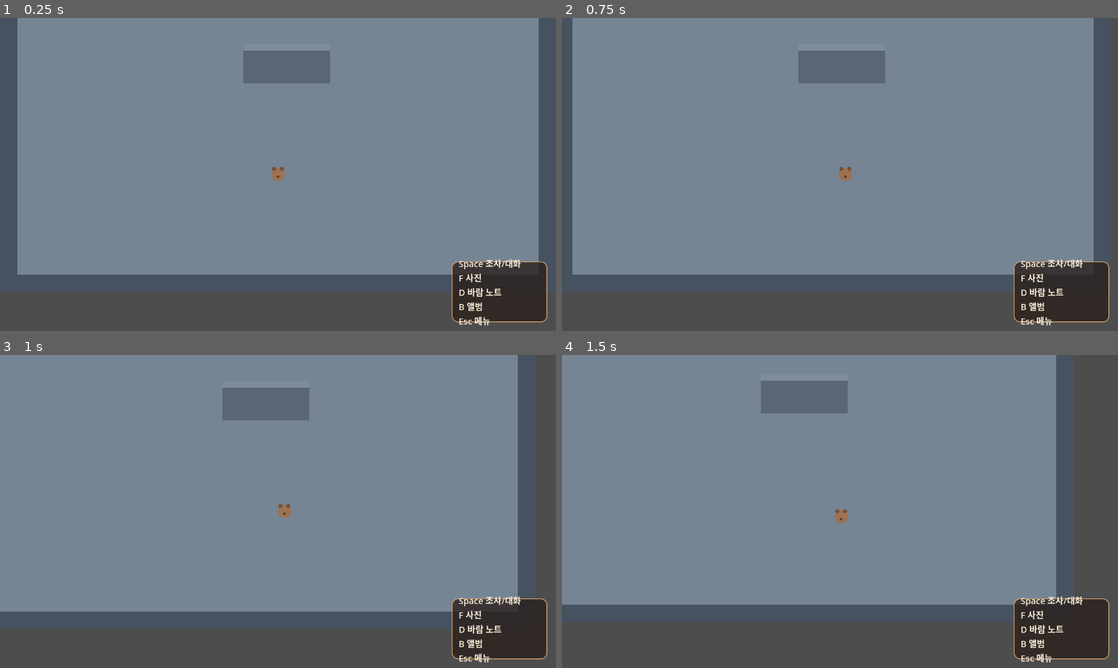
Above: before the commit, frames 1-4 (two rows, left to right).
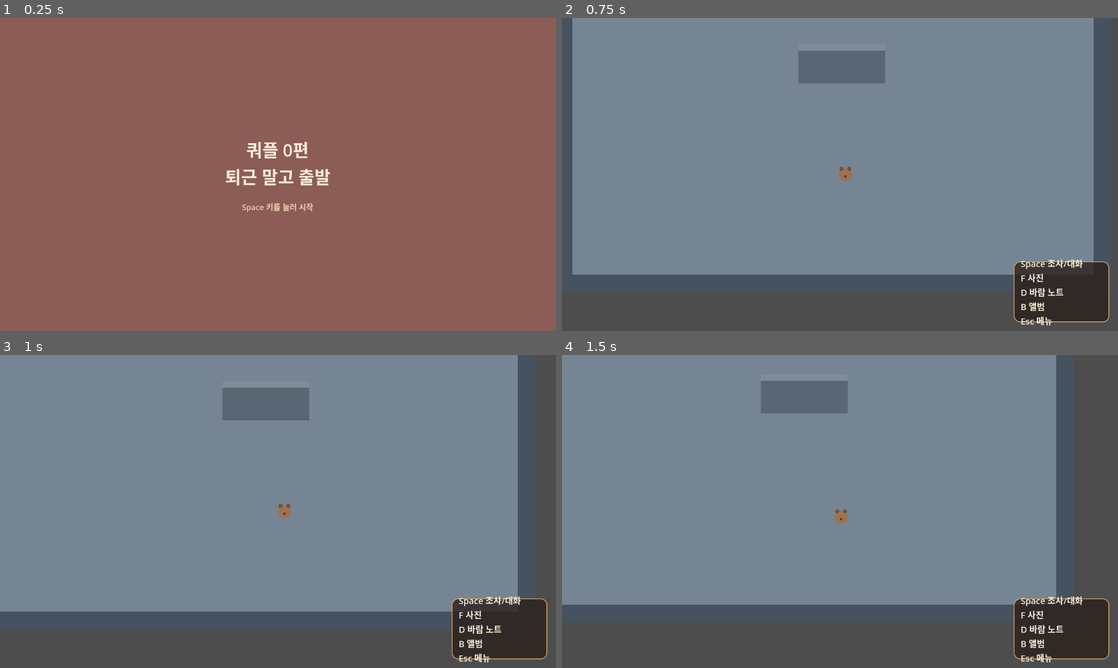
Above: after the commit, the same moments.

Repository: keun4jang/quple-episode-0
Game: Godot game, scene res://scenes/menu/StartScreen.tscn
Same seed, same stepped clock (60 frames per second), same inputs: the game is played once before the commit and once after it. Before the commit the project starts from res://scenes/maps/TestLobby.tscn.
Inputs:
- Up to frame 1 (0.25 s): no input
- Up to frame 2 (0.75 s): tap Enter (ui_accept) at 0.5 s; hold Right (ui_right) from 0.53 s (still down); hold Enter (ui_accept) from 0.53 s (still down)
- Up to frame 3 (1 s): keep holding Right (ui_right); keep holding Enter (ui_accept)
- Up to frame 4 (1.5 s): release Right (ui_right) at 1.28 s; release Enter (ui_accept) at 1.28 s; hold Down (ui_down) from 1.28 s (still down); tap Enter (ui_accept) at 1.35 s

The runs differ from the first frame. In frame 1, 100% of the frame differs, in the area x 0-100%, y 0-100%; in frame 2, nothing differs; in frame 3, nothing differs; in frame 4, nothing differs.

Commit message:
Add start screen scene

Diff:
--- a/project.godot
+++ b/project.godot
@@ -9,7 +9,7 @@
 
 config/name="QupleEpisode0"
 config/features=PackedStringArray("4.3", "GL Compatibility")
-run/main_scene="res://scenes/maps/TestLobby.tscn"
+run/main_scene="res://scenes/menu/StartScreen.tscn"
 
 [display]
 
--- /dev/null
+++ b/scenes/menu/StartScreen.tscn
@@ -0,0 +1,35 @@
+[gd_scene load_steps=2 format=3]
+
+[ext_resource type="Script" path="res://scripts/menu/start_screen.gd" id="1"]
+
+[node name="StartScreen" type="Node2D"]
+script = ExtResource("1")
+
+[node name="Background" type="ColorRect" parent="."]
+color = Color(0.55, 0.36, 0.34, 1)
+offset_right = 1280.0
+offset_bottom = 720.0
+
+[node name="CenterContainer" type="CenterContainer" parent="."]
+offset_right = 1280.0
+offset_bottom = 720.0
+
+[node name="VBoxContainer" type="VBoxContainer" parent="CenterContainer"]
+layout_mode = 2
+theme_override_constants/separation = 28
+alignment = 1
+
+[node name="Title" type="Label" parent="CenterContainer/VBoxContainer"]
+layout_mode = 2
+horizontal_alignment = 1
+theme_override_colors/font_color = Color(0.99, 0.93, 0.85, 1)
+theme_override_font_sizes/font_size = 40
+text = "쿼플 0편
+퇴근 말고 출발"
+
+[node name="Subtitle" type="Label" parent="CenterContainer/VBoxContainer"]
+layout_mode = 2
+horizontal_alignment = 1
+theme_override_colors/font_color = Color(0.93, 0.82, 0.7, 1)
+theme_override_font_sizes/font_size = 18
+text = "Space 키를 눌러 시작"
--- /dev/null
+++ b/scripts/menu/start_screen.gd
@@ -0,0 +1,7 @@
+extends Node2D
+
+const NEXT_SCENE_PATH: String = "res://scenes/maps/TestLobby.tscn"
+
+func _unhandled_input(event: InputEvent) -> void:
+	if event.is_action_pressed("ui_accept"):
+		get_tree().change_scene_to_file(NEXT_SCENE_PATH)
